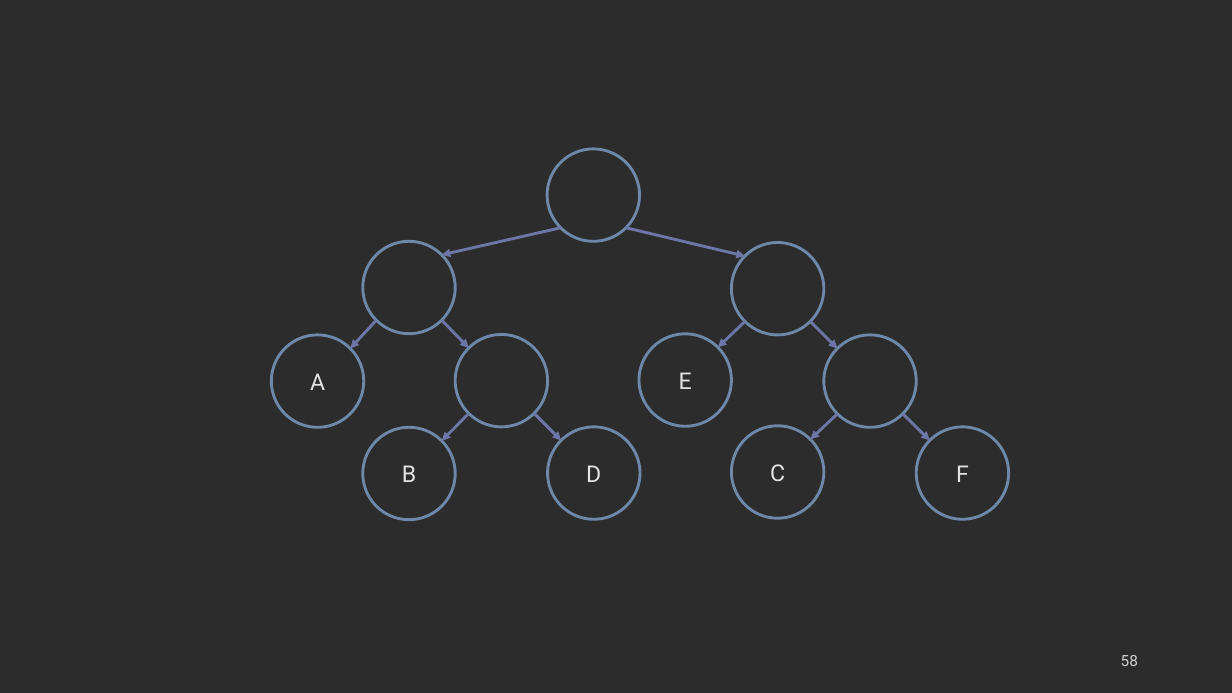
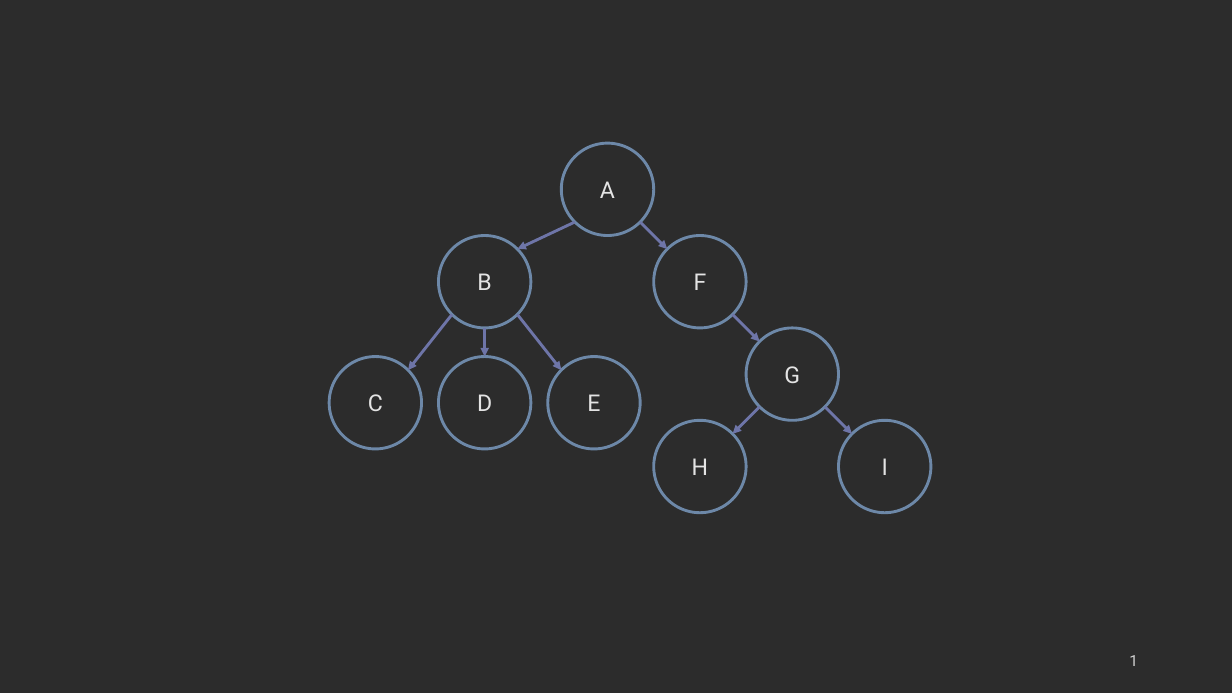
Before and after one commit to COP3530/edugator-content, a slide deck: slide 1 of trees/trees/images-ppt.pptx (slide 58 before the commit). Drawn at 1232x693 pixels with LibreOffice and Linux fonts; fonts in the diff are those of the drawing. Boxes give left, top, right and bottom in pixels: in the first picture for what was removed or moved away, otherwise in the second. Text is boxed around its words. In the diff, an @@ line names an element or a change of style, - is before the commit and + after.

Commit message:
Save changes to PPT file

```diff
--- a/trees/trees/images-ppt.pptx
+++ b/trees/trees/images-ppt.pptx
@@ ellipse removed at (x1=547, y1=149, x2=640, y2=241) @@
@@ ellipse "A" moved from (x1=272, y1=335, x2=364, y2=427) to (x1=562, y1=143, x2=654, y2=236) @@
@@ ellipse "B" moved from (x1=363, y1=427, x2=456, y2=519) to (x1=439, y1=236, x2=531, y2=328) @@
@@ arrow moved from (561, 228) - (442, 255) to (575, 222) - (518, 250) @@
@@ arrow moved from (627, 228) - (745, 256) to (640, 222) - (667, 250) @@
@@ ellipse "F" moved from (x1=917, y1=427, x2=1009, y2=519) to (x1=654, y1=236, x2=747, y2=328) @@
@@ ellipse removed at (x1=363, y1=241, x2=456, y2=334) @@
@@ ellipse removed at (x1=732, y1=242, x2=824, y2=335) @@
@@ arrow moved from (442, 321) - (469, 348) to (452, 314) - (409, 371) @@
@@ arrow moved from (376, 321) - (350, 348) to (485, 328) - (485, 357) @@
@@ arrow moved from (534, 413) - (561, 441) to (518, 314) - (562, 371) @@
@@ arrow moved from (745, 322) - (718, 348) to (733, 314) - (760, 342) @@
@@ ellipse added at (x1=747, y1=328, x2=839, y2=421), outline #6D88A8 2.25 pt, 18 pt, text #E4E4E4 @@
+G
@@ arrow removed from (811, 322) to (837, 348) @@
@@ ellipse "C" moved from (x1=732, y1=426, x2=824, y2=518) to (x1=329, y1=357, x2=421, y2=449) @@
@@ ellipse "D" moved from (x1=548, y1=427, x2=640, y2=519) to (x1=439, y1=357, x2=531, y2=449) @@
@@ ellipse removed at (x1=456, y1=335, x2=548, y2=427) @@
@@ ellipse "E" moved from (x1=640, y1=334, x2=732, y2=426) to (x1=548, y1=357, x2=640, y2=449) @@
@@ ellipse removed at (x1=824, y1=335, x2=917, y2=427) @@
@@ arrow removed from (469, 413) to (442, 441) @@
@@ arrow moved from (903, 414) - (930, 441) to (760, 407) - (733, 434) @@
@@ arrow moved from (837, 414) - (811, 440) to (825, 407) - (852, 434) @@
@@ ellipse added at (x1=654, y1=421, x2=747, y2=513), outline #6D88A8 2.25 pt, 18 pt, text #E4E4E4 @@
+H
@@ ellipse added at (x1=839, y1=421, x2=932, y2=513), outline #6D88A8 2.25 pt, 18 pt, text #E4E4E4 @@
+I
@@ page number at (x1=1129, y1=655, x2=1138, y2=666): text changed @@
-58
+1
```
Also in this commit, not shown: 1 other slide changed, 1 slide added, 79 slides removed.
